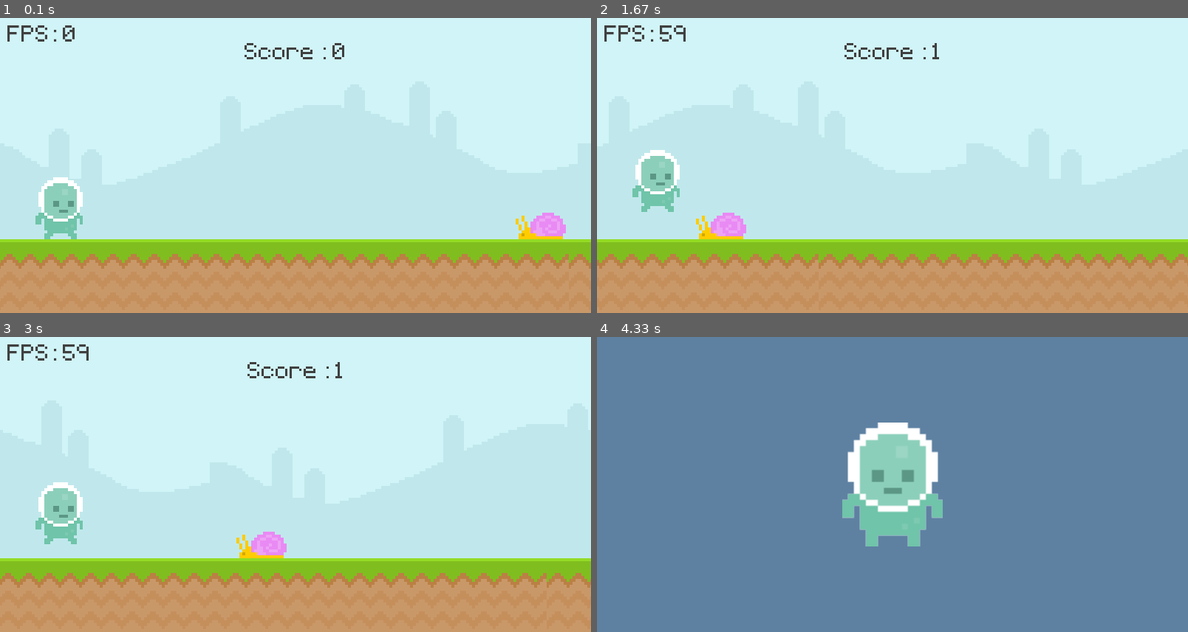
Above: before the commit, frames 1-4 (two rows, left to right).
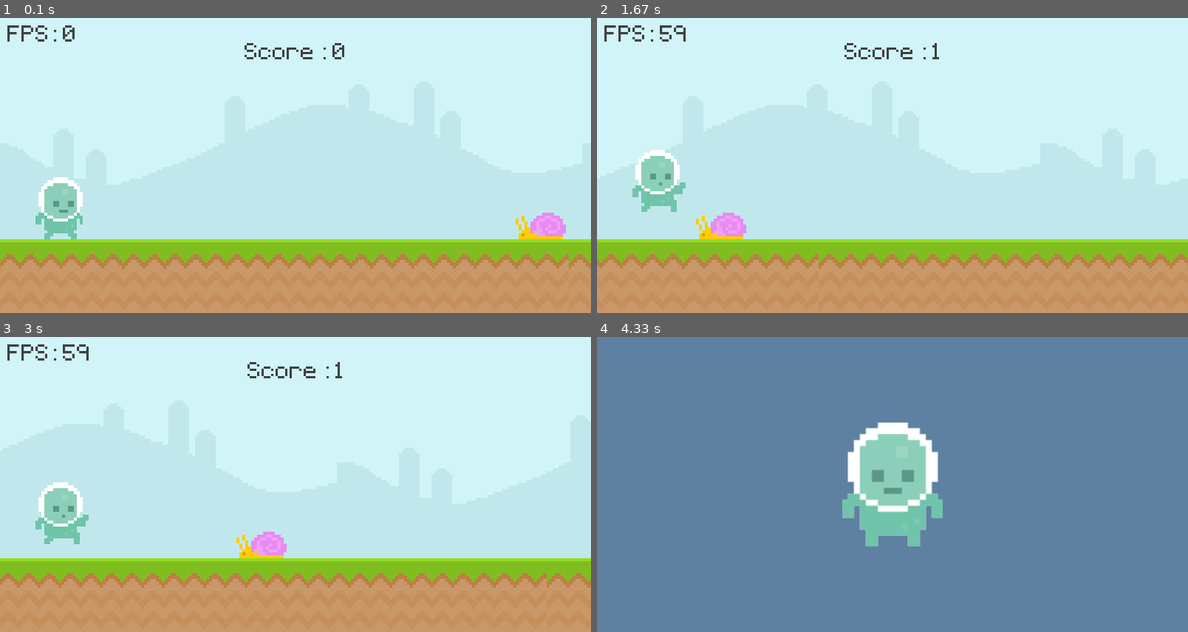
Above: after the commit, the same moments.

Repository: Subhro-ai/runner-pyGame
Game: pygame game, started from game.py
The game is run twice, just before and just after one commit, with the same random seed, the same clock (stepped at 60 frames per second) and the same inputs.
Inputs:
- Up to frame 1 (0.1 s): no input
- Up to frame 2 (1.67 s): tap Space at 0.33, 0.73, 1.03, 1.57 s
- Up to frame 3 (3 s): tap Space at 1.87, 2.07, 2.37, 2.97 s
- Up to frame 4 (4.33 s): tap Space at 3.27 s

The runs differ from the first frame. In frame 2, 0.1% of the frame differs, in the area x 10-15%, y 55-66%; in frame 3, 0.1%; in frame 4, nothing differs.

Commit message:
added jump animation

Diff:
--- a/game.py
+++ b/game.py
@@ -31,7 +31,7 @@
 sky_surface = pygame.image.load('graphics/Sky.png').convert()
 ground_surface = pygame.image.load('graphics/ground.png').convert()
 BGSPEED = 5
-SKYSPEED = 3
+SKYSPEED = 2
 bgWidth = ground_surface.get_width()
 bgHeight = ground_surface.get_height()
 bg_x = 0
@@ -46,7 +46,10 @@
 snailSpeed = 6
 
 player_surf = pygame.image.load('graphics/Player/player_walk_1.png').convert_alpha()
+player_surf_jump = pygame.image.load('graphics/Player/jump.png').convert_alpha()
 player_rect = player_surf.get_rect(midbottom = (80,300))
+
+currentState = player_surf
 
 player_stand = pygame.image.load('graphics/Player/player_stand.png').convert_alpha()
 player_stand = pygame.transform.rotozoom(player_stand, 0, 2)
@@ -69,6 +72,7 @@
             if event.type == pygame.KEYDOWN:
                 if event.key == pygame.K_SPACE and player_rect.bottom == 300:
                         player_gravity = -20
+                        currentState = player_surf_jump
 
             if event.type == pygame.MOUSEBUTTONDOWN:
                 if player_rect.collidepoint(event.pos) and player_rect.bottom == 300:
@@ -105,10 +109,12 @@
 
 
         #player
-        screen.blit(player_surf,player_rect)
+        screen.blit(currentState,player_rect)
         player_gravity += 1
         player_rect.bottom += player_gravity
-        if player_rect.bottom >= 300: player_rect.bottom = 300
+        if player_rect.bottom >= 300:
+            player_rect.bottom = 300
+            currentState = player_surf
 
         if(player_rect.colliderect(snail_rect)):
             game_active = False
